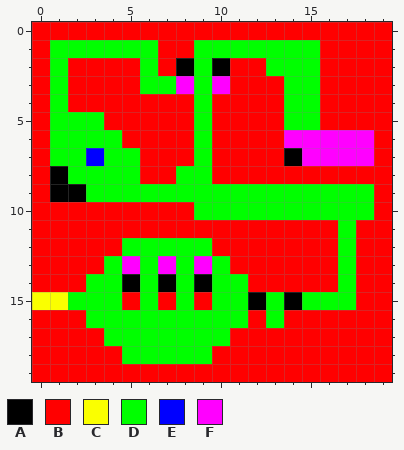
Pixel-art sprite, stored at gfx/devLevel.png. Above: the version before the commit.
The file is 20x20 pixels. Colours within 5 levels of each other are drawn and written as one.
Palette (. is transparent): A #000000  B #ff0000  C #faff00  D #00ff00  E #0000ff  F #ff00ff
Pixels before, first column x 0:
 0 BBBBBBBBBBBBBBBBBBBB
 1 BDDDDDDBBDDDDDDDBBBB
 2 BDBBBBDBADABBDDDBBBB
 3 BDBBBBDDFDFBBBDDBBBB
 4 BDBBBBBBBDBBBBDDBBBB
 5 BDDDBBBBBDBBBBDDBBBB
 6 BDDDDBBBBDBBBBFFFFFB
 7 BDDEDDBBBDBBBBAFFFFB
 8 BADDDDBBDDBBBBBBBBBB
 9 BAADDDDDDDDDDDDDDDDB
10 BBBBBBBBBDDDDDDDDDDB
11 BBBBBBBBBBBBBBBBBDBB
12 BBBBBDDDDDBBBBBBBDBB
13 BBBBDFDFDFDBBBBBBDBB
14 BBBDDADADADDBBBBBDBB
15 CCDDDBDBDBDDADADDDBB
16 BBBDDDDDDDDDBDBBBBBB
17 BBBBDDDDDDDBBBBBBBBB
18 BBBBBDDDDDBBBBBBBBBB
19 BBBBBBBBBBBBBBBBBBBB
The same view after the edit:
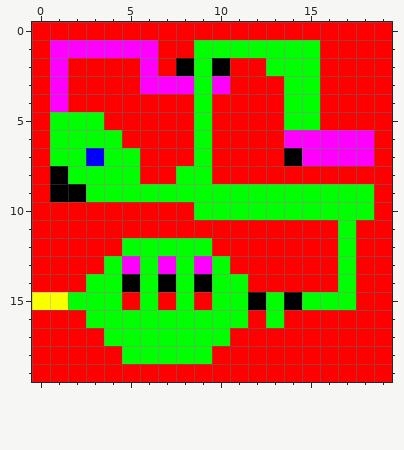
Changes in this commit:
{"y":1,"x":1,"old":"DDDDDD","new":"FFFFFF"}
{"y":2,"x":1,"old":"D","new":"F"}
{"y":2,"x":6,"old":"D","new":"F"}
{"y":3,"x":1,"old":"D","new":"F"}
{"y":3,"x":6,"old":"DD","new":"FF"}
{"y":4,"x":1,"old":"D","new":"F"}
{"label":"changed","picture_box":[50,40,176,112]}
